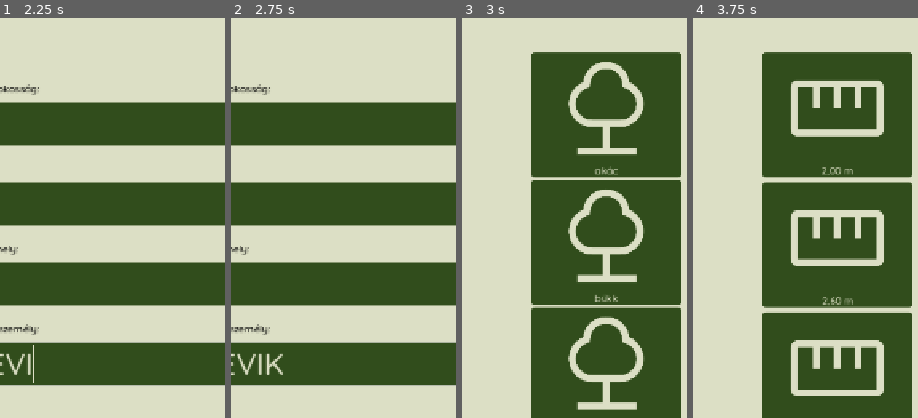
Above: before the commit, frames 1-4 (left to right).
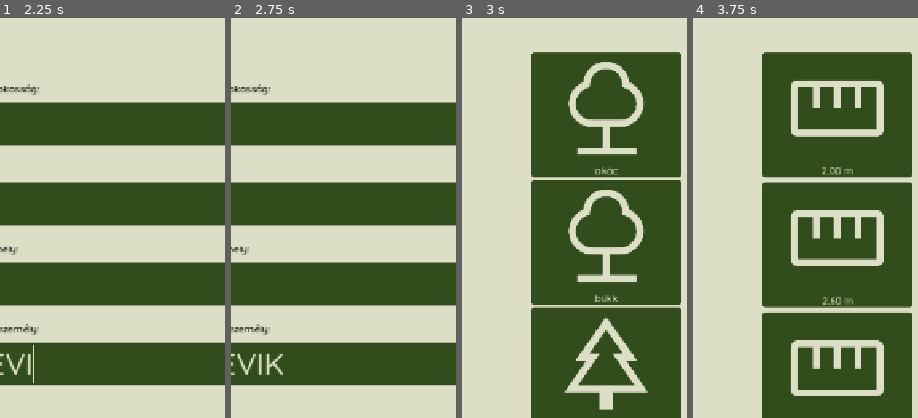
Above: after the commit, the same moments.

Repository: rolika/kob_g
Game: Godot game, scene res://main.tscn
Same seed, same stepped clock (60 frames per second), same inputs: the game is played once before the commit and once after it.
Inputs (mouse positions are % of the whole screen's width and height, from its top left):
- Up to frame 1 (2.25 s): click "Új köbözés indítása" at 0.5 s; click (49, 20) at 1.27 s; type "12" at 1.35 s; click (49, 30) at 1.5 s; type "12" at 1.58 s; click (49, 40) at 1.73 s; type "12" at 1.82 s; click (49, 50) at 2.02 s; type "WEVIK" at 2.1 s
- Up to frame 2 (2.75 s): no input
- Up to frame 3 (3 s): click "Tovább" at 2.75 s
- Up to frame 4 (3.75 s): click "fenyő" at 3.5 s
The pictures show only the part of the screen within x 18-68%, y 7-57%; the shares and areas given below are measured in that part.

Frames 1-2 are identical in both runs. In frame 3, 4.1% of the frame differs, in the area x 45-83%, y 74-98%; in frame 4, nothing differs.

Commit message:
add pine icon for pine woods

Diff:
--- a/scripts/type_options.gd
+++ b/scripts/type_options.gd
@@ -1,13 +1,17 @@
 extends Node2D
 
 const ICON: CompressedTexture2D = preload("res://assets/icons/tree_icon.png")
+const PINE_ICON: CompressedTexture2D = preload("res://assets/icons/pine_icon.png")
 signal type_selected(type: String)
 
 func _ready() -> void:
     for woodtype in File_IO.get_woodtypes():
         var button = Button.new()
         button.text = woodtype
-        button.icon = ICON
+        if "fenyő" in woodtype:
+            button.icon = PINE_ICON
+        else:
+            button.icon = ICON
         button.vertical_icon_alignment = VERTICAL_ALIGNMENT_TOP
         button.icon_alignment = HORIZONTAL_ALIGNMENT_CENTER
         button.custom_minimum_size = Vector2(240, 200)
Binary file added: assets/icons/pine_icon.png
Not shown, added: assets/icons/pine_icon.png.import
